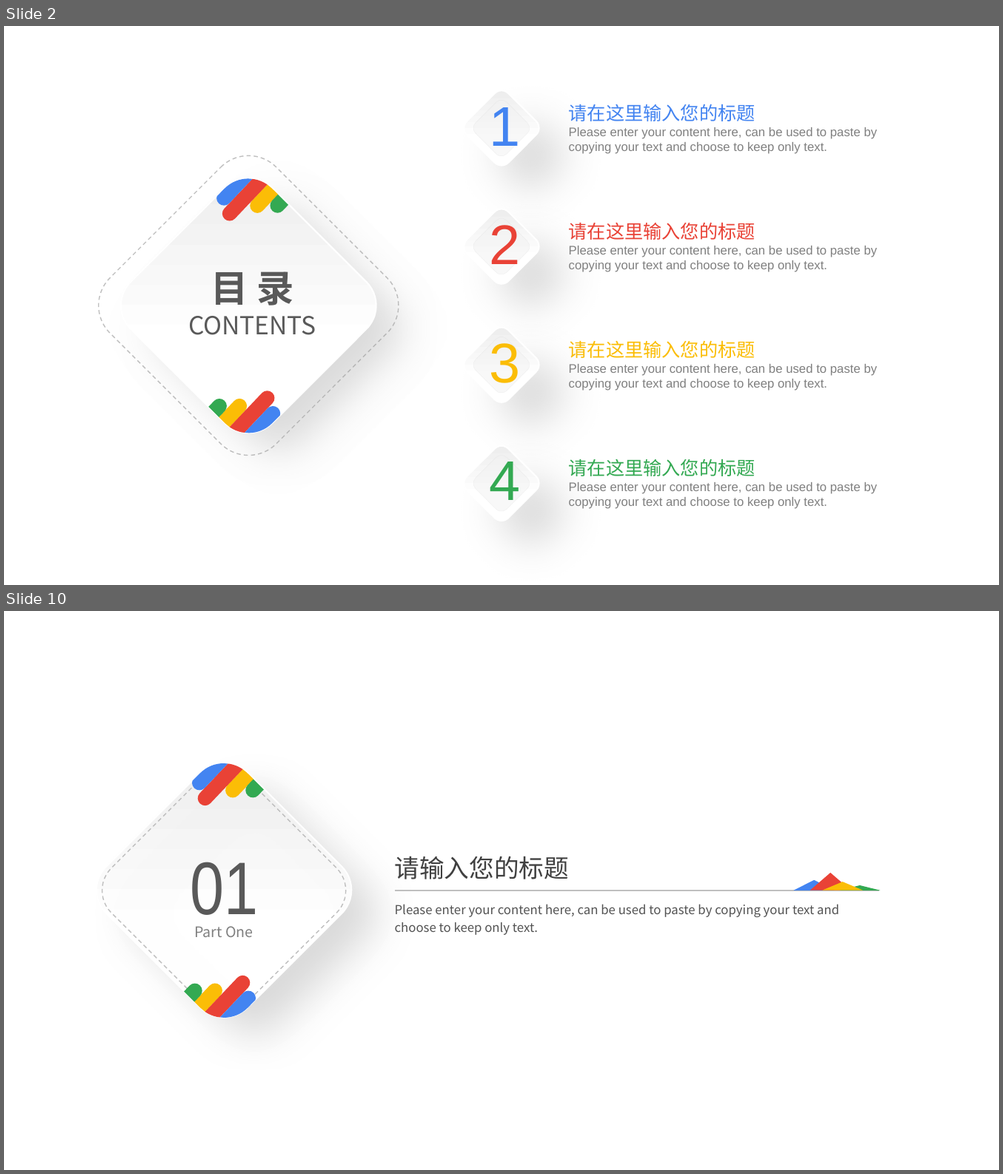
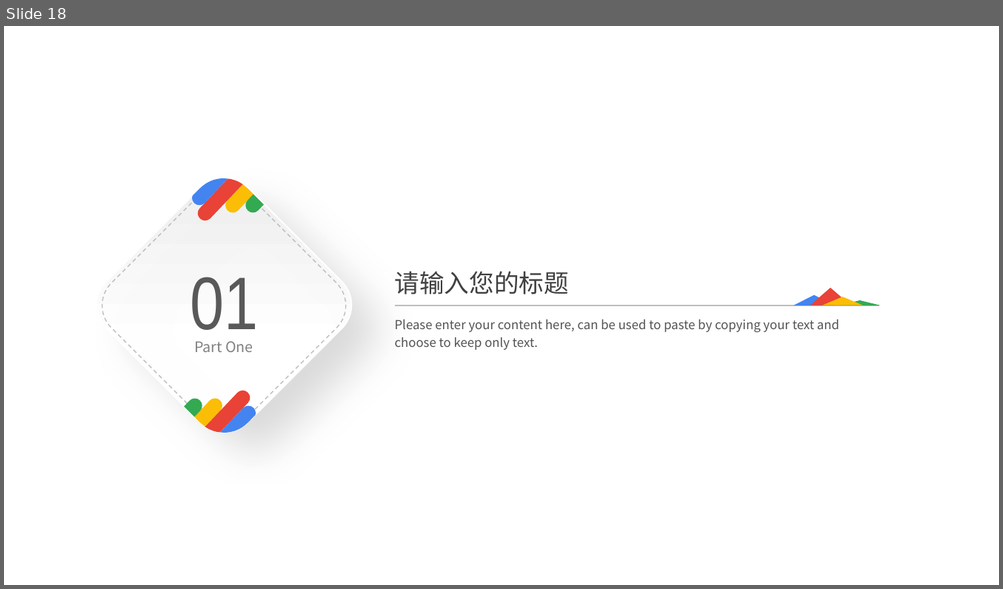
Before and after one commit to bingozwb/Blockchain-intro., a slide deck: doc/BlockChain Intro.pptx. Shown one above the other, each under a label of ours: slides 2 and 10 before the commit, slide 18 after it; the slides between them are not shown. The pictures are 1003x1174 and 1003x589 pixels, drawn with LibreOffice and Linux fonts; fonts in the diff are those of the drawing; background and template pictures are left out. Boxes give left, top, right and bottom in pixels: in the first picture for what was removed or moved away, otherwise in the second. Text is boxed around its words. In the diff, an @@ line names an element or a change of style, - is before the commit and + after.

```diff
--- a/doc/BlockChain Intro.pptx
+++ b/doc/BlockChain Intro.pptx
@@ slide 2 removed at <box>4,26,999,585</box>, background picture (left out) @@
@@ rounded rectangle removed at <box>460,87,543,170</box> @@
@@ rounded rectangle removed at <box>470,97,532,159</box> @@
@@ text removed at <box>489,107,521,146</box> @@
-1
@@ text removed at <box>569,104,877,154</box> @@
-请在这里输入您的标题
-Please enter your content here, can be used to paste by copying your text and choose to keep only text.
@@ rounded rectangle removed at <box>82,140,415,472</box> @@
@@ group removed at <box>108,164,390,447</box>: 8 freeform shapes, 1 rounded rectangle @@
@@ rounded rectangle removed at <box>460,205,543,288</box> @@
@@ rounded rectangle removed at <box>470,215,532,278</box> @@
@@ text removed at <box>489,225,521,264</box> @@
-2
@@ text removed at <box>569,223,877,272</box> @@
-请在这里输入您的标题
-Please enter your content here, can be used to paste by copying your text and choose to keep only text.
@@ text removed at <box>188,272,316,335</box> @@
-目 录
-CONTENTS
@@ rounded rectangle removed at <box>460,323,543,407</box> @@
@@ rounded rectangle removed at <box>470,334,532,396</box> @@
@@ text removed at <box>489,343,521,383</box> @@
-3
@@ text removed at <box>569,340,877,391</box> @@
-请在这里输入您的标题
-Please enter your content here, can be used to paste by copying your text and choose to keep only text.
@@ rounded rectangle removed at <box>460,442,543,526</box> @@
@@ rounded rectangle removed at <box>470,452,532,515</box> @@
@@ text removed at <box>489,462,521,500</box> @@
-4
@@ text removed at <box>569,460,877,509</box> @@
-请在这里输入您的标题
-Please enter your content here, can be used to paste by copying your text and choose to keep only text.
@@ what was slide 10 is now slide 18 @@
```
Also in this commit, not shown: 11 slides changed, 12 slides added, 3 other slides removed.
